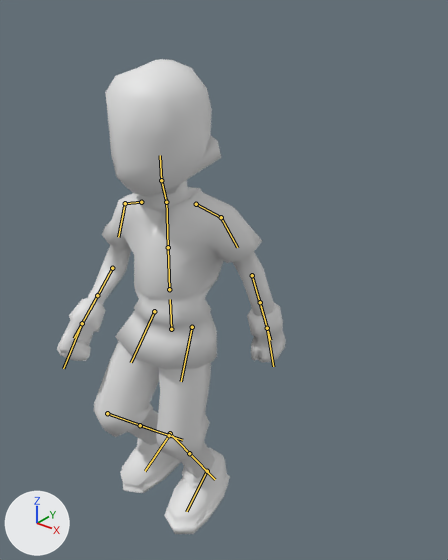
The FBX model Assets/Player/Models/WalkBackwards.fbx as it was, and as the next commit left it.
Before and after are seen from a 50 mm camera at (0.762, -0.783, 1.083) aimed at (0.116, 0.024, 0.583). The lights are fixed; the arrows at lower left show +X, +Y and +Z. The first picture is the older version. Both versions are drawn at frame 40 of the action 'root|Animation'; the numbers are the values there. The bones that change, and the others that lie on the model, are drawn over the model as lines.

Objects in the first picture: 'Feet', 'Hands.001', 'Head.001', 'Legs.001', 'Torso.001'.
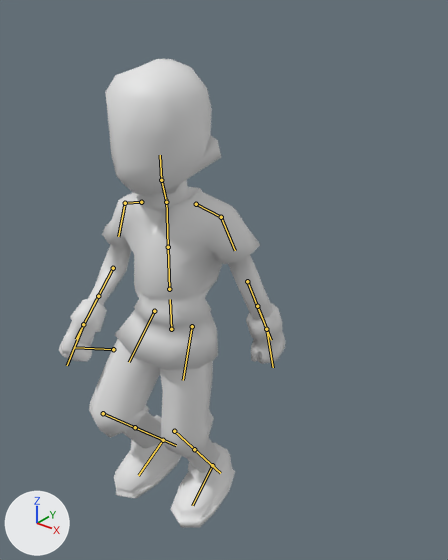
Location of each change, (x1, y1, x2, y2) in pixels of the pictures (448 x 560 px):
'Torso.001', posed
    before: (87, 180, 275, 369)
    after: (88, 180, 273, 370)
'Head.001', posed
    both: (105, 59, 221, 196)
'Legs.001', posed (8% wider)
    before: (94, 341, 215, 478)
    after: (89, 339, 220, 473)
'Feet', posed
    before: (120, 438, 230, 534)
    after: (114, 415, 235, 527)
'Hands.001', posed
    before: (57, 298, 286, 362)
    after: (59, 299, 286, 364)
bone 'forearm_stretch.r', root to tip
    before: (112, 268) to (90, 309)
    after: (113, 268) to (91, 310)
bone 'arm_stretch.l', root to tip
    before: (221, 217) to (237, 247)
    after: (221, 217) to (235, 250)
bone 'forearm_stretch.l', root to tip
    before: (252, 275) to (263, 315)
    after: (247, 281) to (262, 318)
bone 'hand.l', root to tip
    before: (267, 328) to (273, 366)
    after: (266, 329) to (273, 367)
bone 'thigh_stretch.l', root to tip
    before: (192, 327) to (181, 381)
    after: (192, 326) to (183, 380)
bone 'leg_stretch.l', root to tip
    before: (170, 433) to (198, 462)
    after: (174, 431) to (204, 458)
bone 'foot.l', root to tip
    before: (207, 471) to (186, 511)
    after: (212, 465) to (192, 505)
bone 'thigh_stretch.r', root to tip
    before: (154, 311) to (131, 362)
    after: (154, 311) to (129, 362)
bone 'foot.r', root to tip
    before: (169, 435) to (145, 471)
    after: (163, 440) to (138, 475)

Patch to the scene script:
```diff
--- a/Assets/Player/Models/WalkBackwards.fbx.py
+++ b/Assets/Player/Models/WalkBackwards.fbx.py
@@ bone_forearm_stretch_r @@
 bone_forearm_stretch_r = bpy.data.objects['root'].pose.bones['forearm_stretch.r']  # child of 'arm_stretch.r'
-bone_forearm_stretch_r.rotation_quaternion = (0.952, 0.0, 0.0, 0.307)  # degrees (0, 0, 36)
+bone_forearm_stretch_r.rotation_quaternion = (0.958, 0.0, 0.0, 0.287)  # degrees (0, 0, 33)
@@ bone_arm_stretch_l @@
 bone_arm_stretch_l = bpy.data.objects['root'].pose.bones['arm_stretch.l']  # child of 'shoulder.l'
-bone_arm_stretch_l.rotation_quaternion = (0.924, 0.067, 0.324, 0.193)  # degrees (18, 35, 29)
+bone_arm_stretch_l.rotation_quaternion = (0.933, 0.047, 0.328, 0.138)  # degrees (13, 37, 21)
@@ bone_forearm_stretch_l @@
 bone_forearm_stretch_l = bpy.data.objects['root'].pose.bones['forearm_stretch.l']  # child of 'arm_stretch.l'
-bone_forearm_stretch_l.rotation_quaternion = (1.0, 0.0, 0.0, -0.016)  # degrees (0, 0, -2)
+bone_forearm_stretch_l.rotation_quaternion = (0.994, 0.0, 0.0, 0.106)  # degrees (0, 0, 12)
@@ bone_hand_l @@
 bone_hand_l = bpy.data.objects['root'].pose.bones['hand.l']  # child of 'forearm_stretch.l'
-bone_hand_l.rotation_quaternion = (0.94, 0.047, -0.333, -0.059)  # degrees (9, -38, -10)
+bone_hand_l.rotation_quaternion = (0.935, 0.066, -0.328, -0.116)  # degrees (14, -37, -19)
@@ bone_thigh_stretch_l @@
 bone_thigh_stretch_l = bpy.data.objects['root'].pose.bones['thigh_stretch.l']  # child of 'root.x'
-bone_thigh_stretch_l.rotation_quaternion = (0.992, -0.037, -0.061, -0.107)  # degrees (-3, -7, -12)
+bone_thigh_stretch_l.rotation_quaternion = (0.994, -0.04, -0.062, -0.077)  # degrees (-4, -7, -9)
@@ bone_leg_stretch_l @@
 bone_leg_stretch_l = bpy.data.objects['root'].pose.bones['leg_stretch.l']  # child of 'thigh_stretch.l'
-bone_leg_stretch_l.rotation_quaternion = (0.97, 0.0, 0.0, 0.241)  # degrees (0, 0, 28)
+bone_leg_stretch_l.rotation_quaternion = (0.973, 0.0, 0.0, 0.23)  # degrees (0, 0, 27)
@@ bone_foot_l @@
 bone_foot_l = bpy.data.objects['root'].pose.bones['foot.l']  # child of 'leg_stretch.l'
-bone_foot_l.rotation_quaternion = (0.98, -0.084, 0.052, -0.17)  # degrees (-11, 4, -20)
+bone_foot_l.rotation_quaternion = (0.978, -0.082, 0.047, -0.188)  # degrees (-10, 3, -22)
@@ bone_thigh_stretch_r @@
 bone_thigh_stretch_r = bpy.data.objects['root'].pose.bones['thigh_stretch.r']  # child of 'root.x'
-bone_thigh_stretch_r.rotation_quaternion = (0.96, 0.029, 0.137, 0.244)  # degrees (7, 14, 29)
+bone_thigh_stretch_r.rotation_quaternion = (0.952, 0.028, 0.133, 0.274)  # degrees (8, 14, 33)
@@ bone_foot_r @@
 bone_foot_r = bpy.data.objects['root'].pose.bones['foot.r']  # child of 'leg_stretch.r'
-bone_foot_r.rotation_quaternion = (0.966, -0.129, -0.203, 0.092)  # degrees (-18, -22, 14)
+bone_foot_r.rotation_quaternion = (0.967, -0.128, -0.208, 0.064)  # degrees (-17, -23, 11)
```
